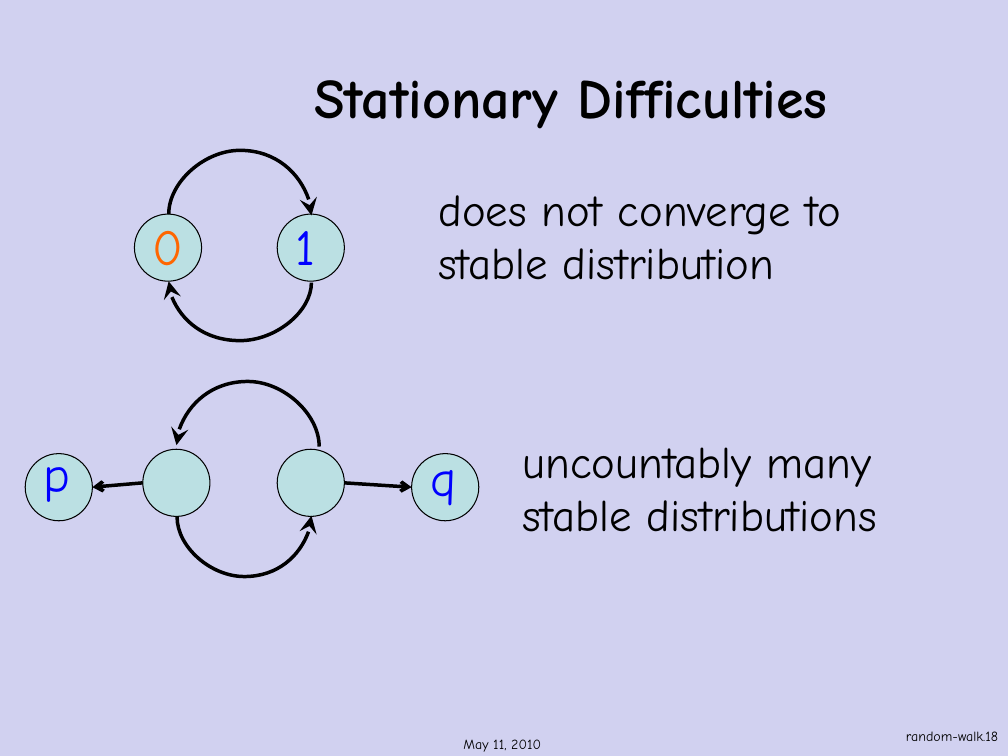
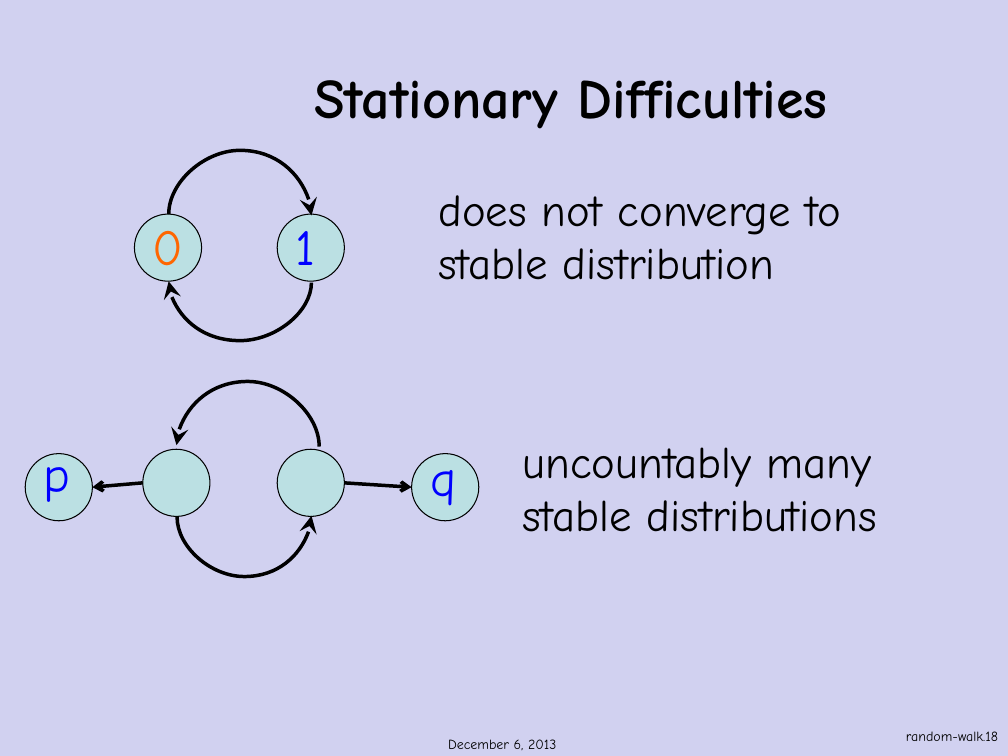
Before and after one commit to armeyer/mcs_web, a slide deck: slide 18 of fall13/slidesF13/random-walks.pptx. Drawn at 1008x756 pixels with LibreOffice and Linux fonts; fonts in the diff are those of the drawing; background and template pictures are left out. Boxes give left, top, right and bottom in pixels: in the first picture for what was removed or moved away, otherwise in the second. Text is boxed around its words. In the diff, an @@ line names an element or a change of style, - is before the commit and + after.

```diff
--- a/fall13/slidesF13/random-walks.pptx
+++ b/fall13/slidesF13/random-walks.pptx
@@ text at [448, 739, 556, 750]: text changed @@
-May 11, 2010
+December 6, 2013
```
Also in this commit, not shown: 23 other slides changed, 1 other file.
